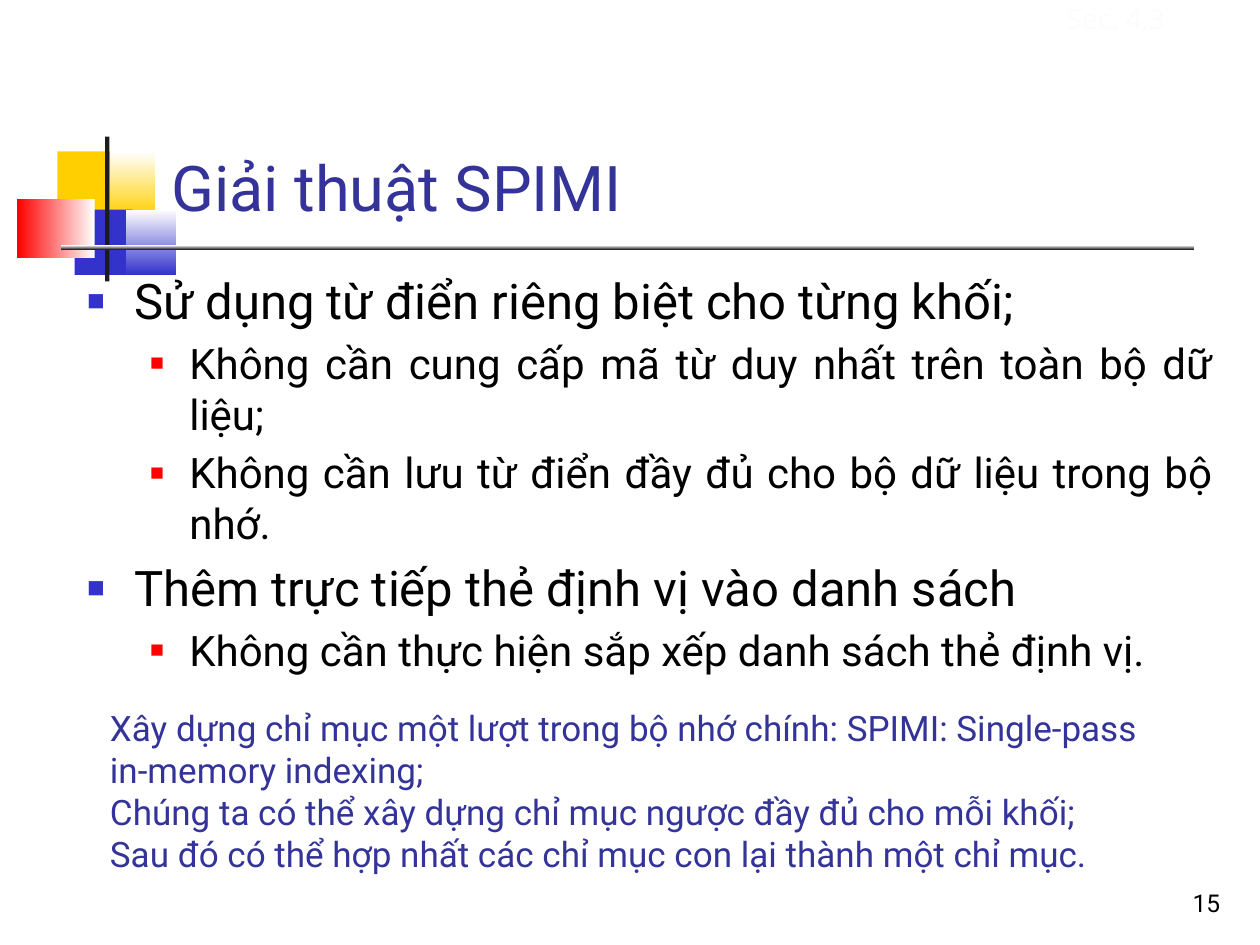
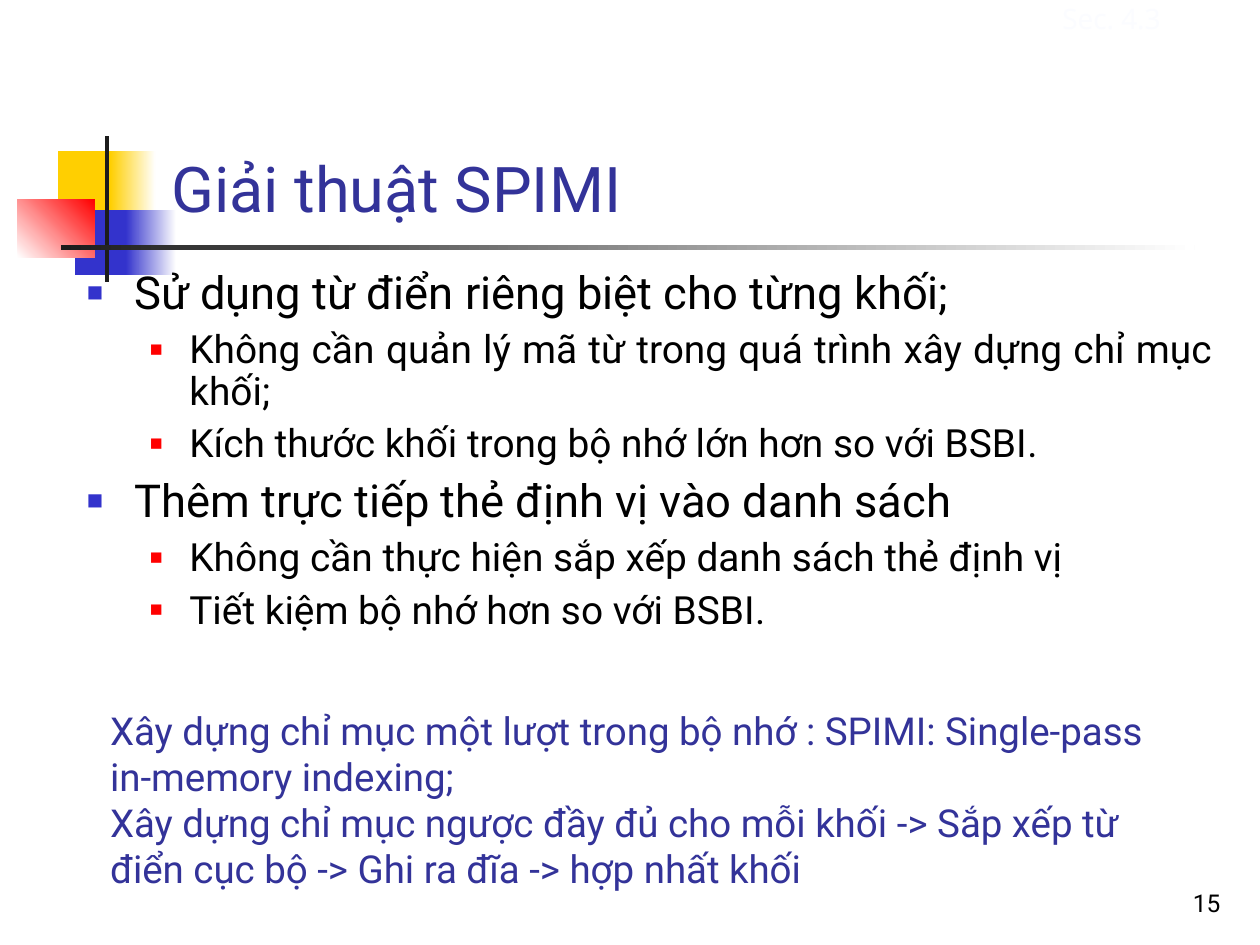
Before and after one commit to bangoc/IT4853, a slide deck: slide 15 of Bai 12 Cac phuong phap xay dung chi muc.odp. Drawn at 1260x945 pixels with LibreOffice and Linux fonts; fonts in the diff are those of the drawing. Boxes give left, top, right and bottom in pixels: in the first picture for what was removed or moved away, otherwise in the second. Text is boxed around its words. In the diff, an @@ line names an element or a change of style, - is before the commit and + after.

```diff
--- a/Bai 12 Cac phuong phap xay dung chi muc.odp
+++ b/Bai 12 Cac phuong phap xay dung chi muc.odp
@@ rectangle removed at box(105, 136, 108, 281) @@
@@ freeform shape added at box(105, 136, 108, 281), fill #1C1C1C @@
@@ rectangle removed at box(58, 151, 118, 217) @@
@@ freeform shape added at box(58, 151, 118, 217), fill #FFCF01 @@
@@ rectangle removed at box(111, 151, 156, 217) @@
@@ freeform shape added at box(111, 151, 156, 217), fill gradient #FFCF01 to #FFFFFF @@
@@ rectangle removed at box(18, 199, 94, 257) @@
@@ freeform shape added at box(18, 199, 94, 257), fill gradient #FFFFFF to #FF0000 @@
@@ rectangle removed at box(74, 209, 132, 275) @@
@@ freeform shape added at box(74, 209, 132, 275), fill #3333CC @@
@@ rectangle removed at box(126, 209, 176, 275) @@
@@ freeform shape added at box(126, 209, 176, 275), fill gradient #3333CC to #FFFFFF @@
@@ rectangle removed at box(60, 246, 1194, 249) @@
@@ freeform shape added at box(60, 246, 1194, 249), fill gradient #1C1C1C to #FFFFFF @@
@@ text at box(134, 268, 951, 527): size 28 to 25.9 pt in "Sử dụng từ điển riêng biệt cho ...", "Thêm trực tiếp thẻ định vị vào ..."; indent changed; line spacing 1 to 0.9; more space between paragraphs @@
@@ text at box(189, 331, 1212, 465): text changed; size 24 to 22.2 pt @@
-  ■ Không cần cung cấp mã từ duy nhất trên toàn bộ dữ liệu;
-  ■ Không cần lưu từ điển đầy đủ cho bộ dữ liệu trong bộ nhớ.
+  ■ Không cần quản lý mã từ trong quá trình xây dựng chỉ mục khối;
+  ■ Kích thước khối trong bộ nhớ lớn hơn so với BSBI.
@@ text at box(189, 539, 1062, 631): text changed; size 24 to 22.2 pt @@
-  ■ Không cần thực hiện sắp xếp danh sách thẻ định vị.
+  ■ Không cần thực hiện sắp xếp danh sách thẻ định vị
+  ■ Tiết kiệm bộ nhớ hơn so với BSBI.
@@ text at box(110, 713, 1142, 891): text changed; size 20 to 22 pt @@
-Xây dựng chỉ mục một lượt trong bộ nhớ chính: SPIMI: Single-pass in-memory indexing;
-Chúng ta có thể xây dựng chỉ mục ngược đầy đủ cho mỗi khối;
-Sau đó có thể hợp nhất các chỉ mục con lại thành một chỉ mục.
+Xây dựng chỉ mục một lượt trong bộ nhớ : SPIMI: Single-pass in-memory indexing;
+Xây dựng chỉ mục ngược đầy đủ cho mỗi khối -> Sắp xếp từ điển cục bộ -> Ghi ra đĩa -> hợp nhất khối
```
Also in this commit, not shown: 32 other slides changed, 2 other files.
